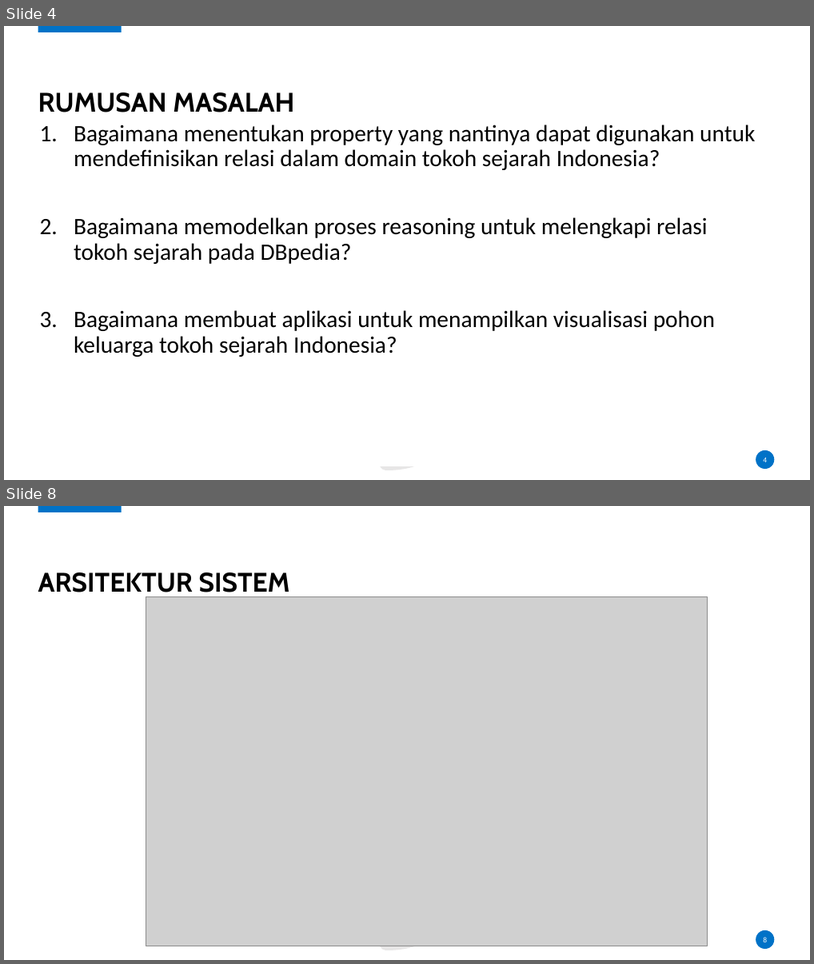
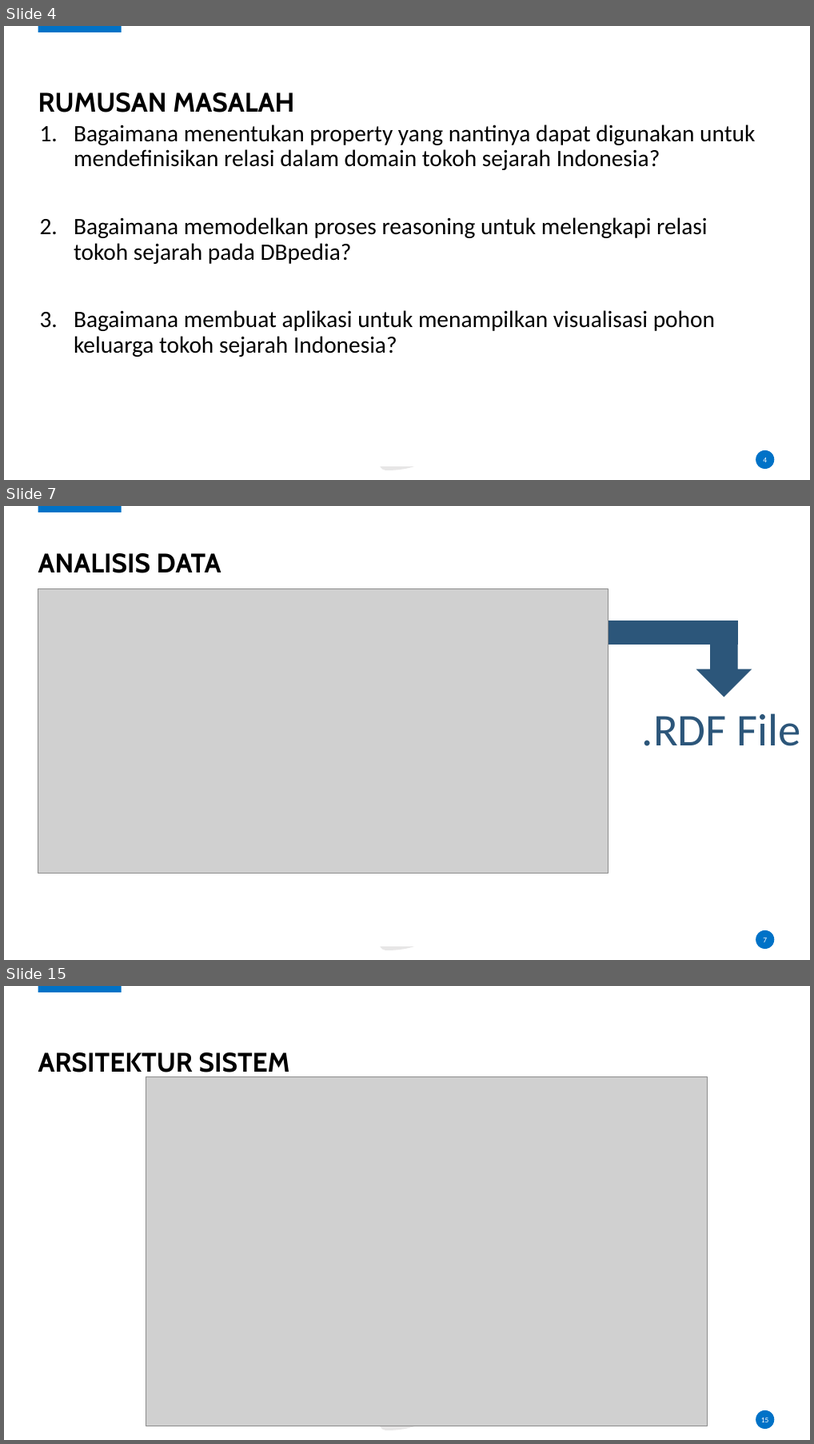
Before and after one commit to karyoutomoo/The-Tree-of-Heroes, a slide deck: 05111540000007-Faiq-Presentasi.pptx. Shown one above the other, each under a label of ours: slides 4 and 8 before the commit, slides 4, 7 and 15 after it; the slides between them are not shown. The pictures are 814x964 and 814x1444 pixels, drawn with LibreOffice and Linux fonts; fonts in the diff are those of the drawing; grey boxes stand for pictures; background and template pictures are left out. Boxes give left, top, right and bottom in pixels: in the first picture for what was removed or moved away, otherwise in the second. Text is boxed around its words. In the diff, an @@ line names an element or a change of style, - is before the commit and + after.

```diff
--- a/05111540000007-Faiq-Presentasi.pptx
+++ b/05111540000007-Faiq-Presentasi.pptx
@@ slide 7 added at box(4, 506, 810, 960), background #FFFFFF; not listed: 3 template elements that a slide beside it also shows @@
@@ title added at box(38, 553, 222, 573), 32 pt, text #000000, bold @@
+ANALISIS DATA
@@ picture added at box(38, 589, 608, 873) @@
@@ rectangle added at box(608, 620, 739, 644), fill #2C567A, outline #FFFFFF 1 pt @@
@@ down arrow added at box(698, 621, 752, 696), fill #2C567A, outline #2C567A 1 pt @@
@@ rectangle added at box(318, 717, 490, 945), fill #FFFFFF, outline #FFFFFF 1 pt @@
@@ text added at box(642, 713, 802, 746), 54 pt, text #2C567A @@
+.RDF File
@@ page number added at box(763, 937, 767, 942), 9 pt, text #FFFFFF @@
+7
@@ what was slide 8 is now slide 15 @@
@@ page number at box(762, 1417, 770, 1422): text changed @@
-8
+15
```
Also in this commit, not shown: 9 slides changed, 11 other slides added, 1 slide removed, 8 other files.
